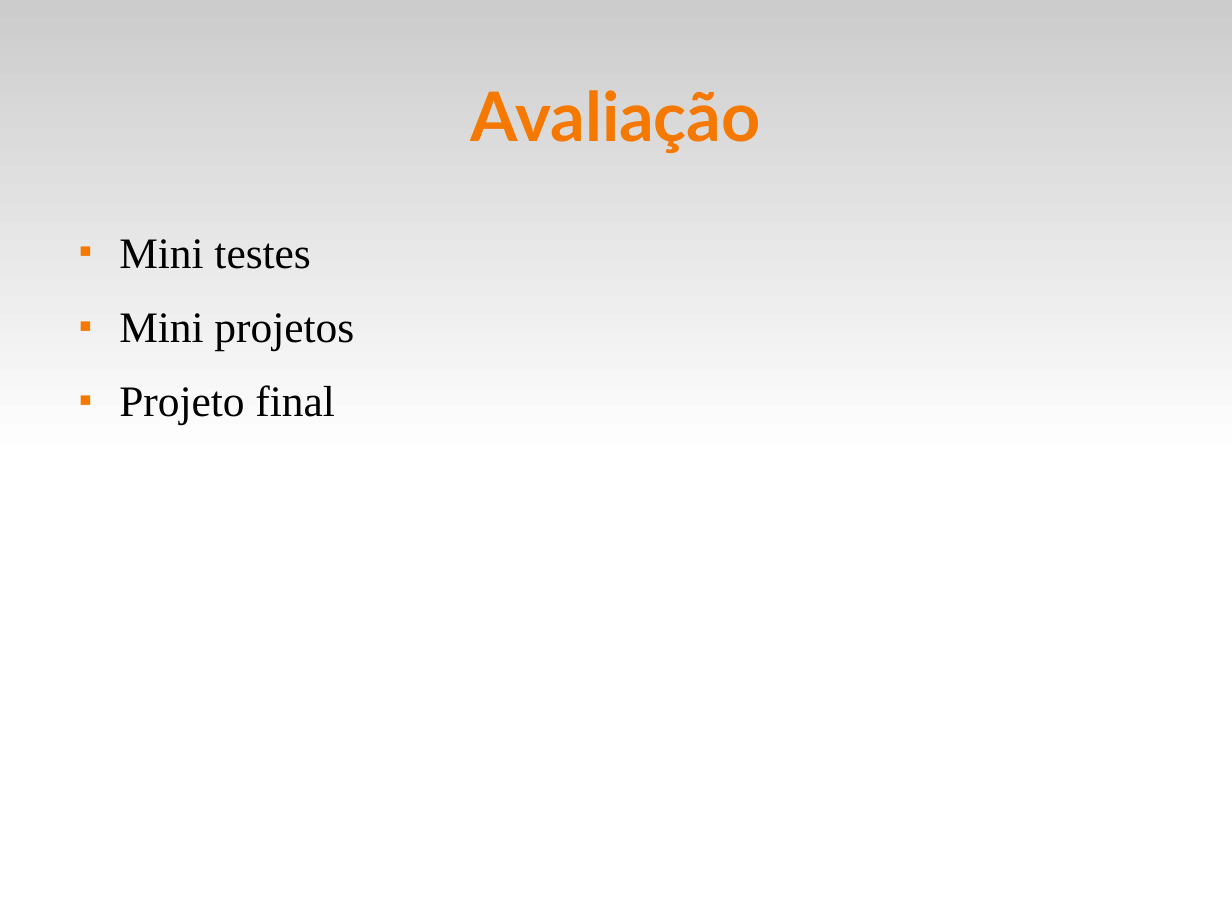
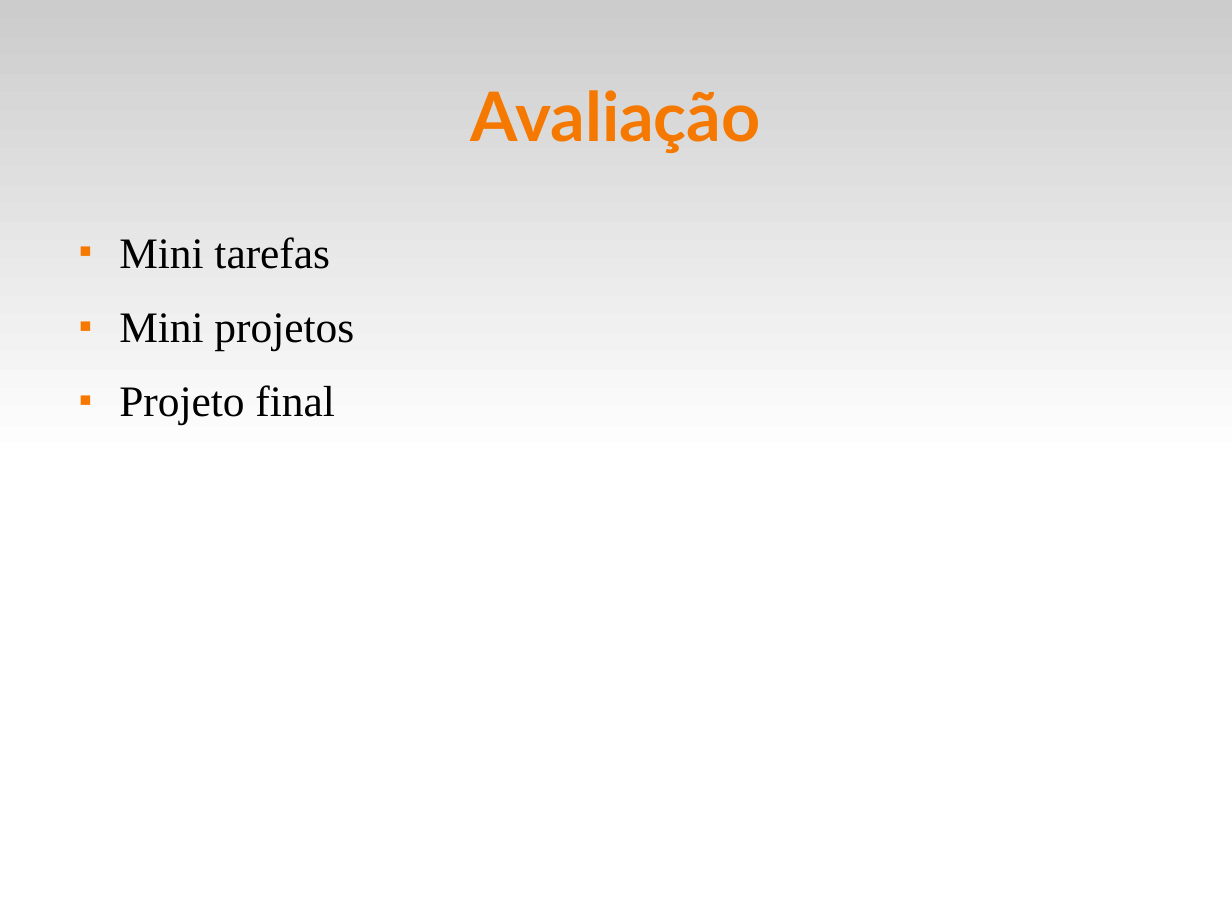
Before and after one commit to fsantanna-uerj/reativos, a slide deck: slide 4 of slides/00_intro.odp. Drawn at 1232x924 pixels with LibreOffice and Linux fonts; fonts in the diff are those of the drawing. Boxes give left, top, right and bottom in pixels: in the first picture for what was removed or moved away, otherwise in the second. Text is boxed around its words. In the diff, an @@ line names an element or a change of style, - is before the commit and + after.

```diff
--- a/slides/00_intro.odp
+++ b/slides/00_intro.odp
@@ text at (x1=119, y1=237, x2=330, y2=269): text changed @@
-■ Mini testes
+■ Mini tarefas
```
Also in this commit, not shown: 3 other slides changed, 3 slides added, 1 slide removed, 1 other file.
